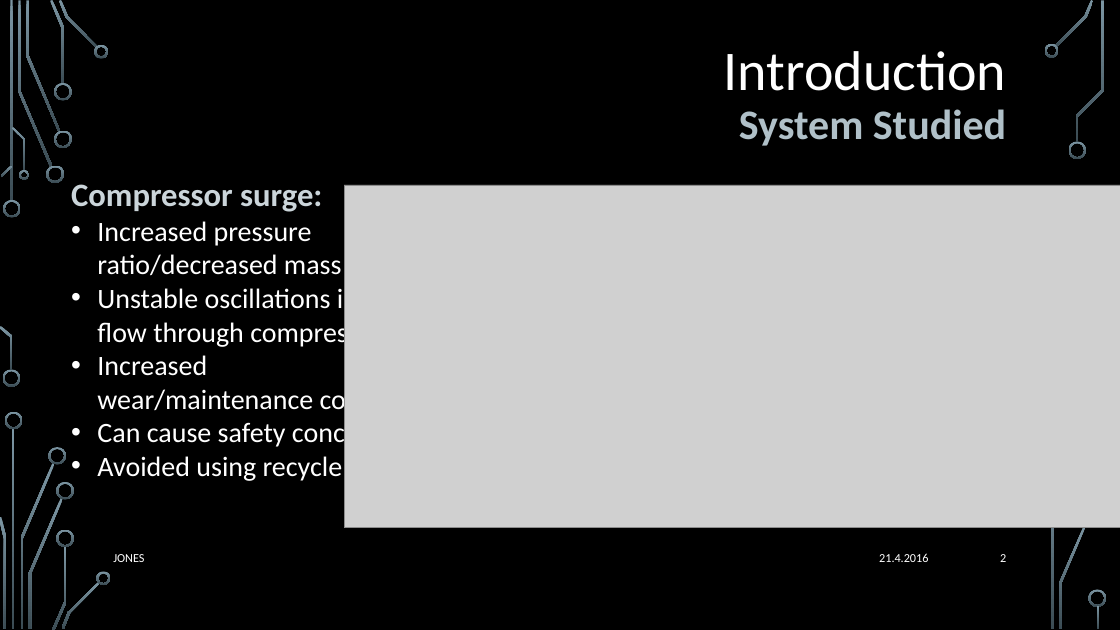
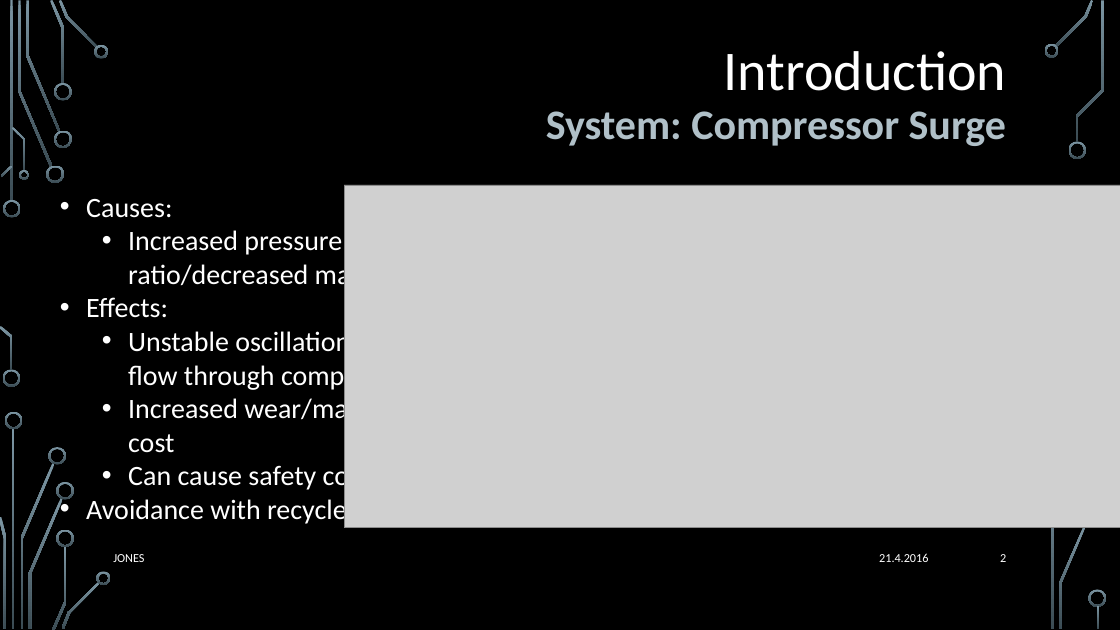
Before and after one commit to katie-jones/compressor-mpc-simulink, a slide deck: slide 2 of report/midterm/presentation.pptx. Drawn at 1120x630 pixels with LibreOffice and Linux fonts; fonts in the diff are those of the drawing; grey boxes stand for pictures; background and template pictures are left out. Boxes give left, top, right and bottom in pixels: in the first picture for what was removed or moved away, otherwise in the second. Text is boxed around its words. In the diff, an @@ line names an element or a change of style, - is before the commit and + after.

```diff
--- a/report/midterm/presentation.pptx
+++ b/report/midterm/presentation.pptx
@@ text at bbox=[546, 111, 1006, 146]: text changed @@
-System Studied
+System: Compressor Surge
@@ text "Causes:": place and size @@
-text "Causes:" at bbox=[71, 184, 394, 481]
+text "Causes:" at bbox=[86, 199, 460, 527]
@@ text at bbox=[86, 199, 172, 218]: text changed; size 28 to 24 pt; text colour #CBD5DA to #FFFFFF; bold off @@
-Compressor surge:
+• Causes:
@@ text at bbox=[128, 230, 460, 492]: list level 1 to 2 in "Increased pressure ratio/decreased mass flow"; list level 1 to 3 in "Unstable oscillations in mass flow ..."; list level 1 to 2 in "Increased wear/maintenance cost"; list level 1 to 2 in "Can cause safety concerns" @@
@@ text at bbox=[86, 297, 168, 318]: paragraph added @@
+• Effects:
@@ text at bbox=[86, 493, 411, 527]: text changed @@
-• Avoided using recycle valve
+• Avoidance with recycle valve
```
Also in this commit, not shown: 6 other slides changed, 1 slide removed, 1 other file.
